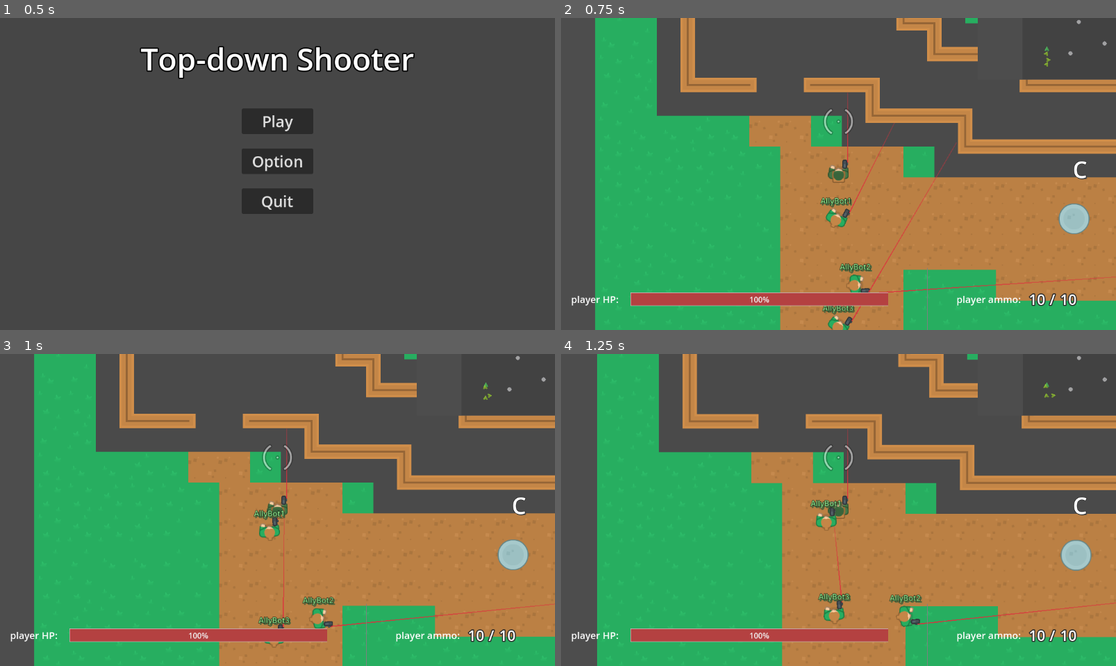
Above: before the commit, frames 1-4 (two rows, left to right).
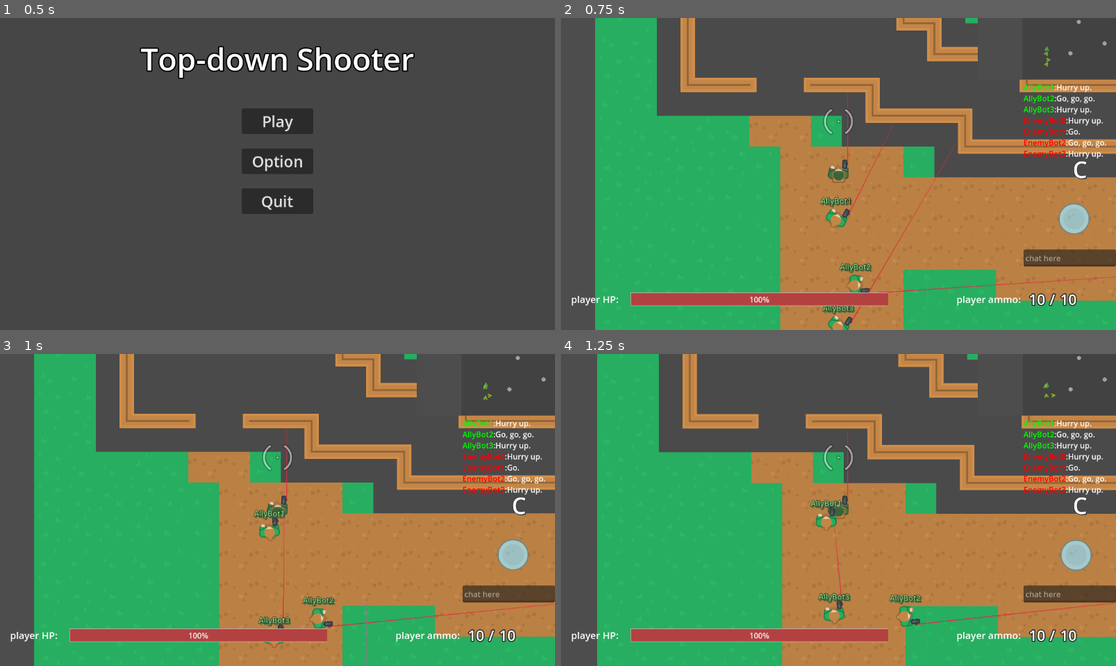
Above: after the commit, the same moments.

Repository: ZeromaXHe/MyGitRepository
Game: Godot game, scene res://scenes/main_menu_screen.tscn
Same seed, same stepped clock (60 frames per second), same inputs: the game is played once before the commit and once after it.
Inputs:
- Up to frame 1 (0.5 s): no input
- Up to frame 2 (0.75 s): click "Play" at 0.5 s
- Up to frame 3 (1 s): no input
- Up to frame 4 (1.25 s): no input

Frame 1 is identical in both runs. In frame 2, 1.9% of the frame differs, in the area x 83-100%, y 21-80%; in frame 3, 1.9%; in frame 4, 1.9%.

Commit message:
feature(GodotDemo): GodotProjects 俯视角射击游戏 - AI 呼喊（前进、巡逻、交火、装弹）音效；聊天框简单实现

Diff:
--- a/GodotDemo/GodotProjects/project.godot
+++ b/GodotDemo/GodotProjects/project.godot
@@ -77,3 +77,8 @@
 "events": [Object(InputEventKey,"resource_local_to_scene":false,"resource_name":"","device":-1,"window_id":0,"alt_press …(182 unchanged characters)…
 ]
 }
+chat={
+"deadzone": 0.5,
+"events": [Object(InputEventKey,"resource_local_to_scene":false,"resource_name":"","device":-1,"window_id":0,"alt_pressed":false,"shift_pressed":false,"ctrl_pressed":false,"meta_pressed":false,"pressed":false,"keycode":4194309,"physical_keycode":0,"key_label":0,"unicode":0,"echo":false,"script":null)
+]
+}
--- a/GodotDemo/GodotProjects/scenes/actor.tscn
+++ b/GodotDemo/GodotProjects/scenes/actor.tscn
@@ -37,3 +37,6 @@
 
 [node name="Pistol" parent="WeaponManager" instance=ExtResource("5_175d1")]
 visible = false
+
+[node name="AudioStreamPlayer2D" type="AudioStreamPlayer2D" parent="."]
+max_distance = 500.0
--- a/GodotDemo/GodotProjects/scenes/game_over_screen.tscn
+++ b/GodotDemo/GodotProjects/scenes/game_over_screen.tscn
@@ -1,7 +1,12 @@
-[gd_scene load_steps=6 format=3 uid="uid://cf2xw2qj0dnix"]
+[gd_scene load_steps=13 format=3 uid="uid://cf2xw2qj0dnix"]
 
 [ext_resource type="Script" path="res://scripts/game_over_screen.gd" id="1_tebdh"]
 [ext_resource type="StyleBox" uid="uid://c1ildl1pxktc5" path="res://styles/menu_style.tres" id="2_otm4h"]
+[ext_resource type="AudioStream" uid="uid://dqfata1054ydf" path="res://audio/kenney_voiceover_pack/Female/game_over.ogg" id="2_y4lm4"]
+[ext_resource type="AudioStream" uid="uid://ynto1hhi8562" path="res://audio/kenney_voiceover_pack/Female/congratulations.ogg" id="3_enxfi"]
+[ext_resource type="AudioStream" uid="uid://dypy0nfu3hamk" path="res://audio/kenney_voiceover_pack/Female/you_win.ogg" id="4_siy40"]
+[ext_resource type="AudioStream" uid="uid://j6styup6bkq6" path="res://audio/kenney_voiceover_pack/Male/game_over.ogg" id="5_70krl"]
+[ext_resource type="AudioStream" uid="uid://ydu3yw5ul2ih" path="res://audio/kenney_voiceover_pack/Male/you_lose.ogg" id="6_8l7ex"]
 
 [sub_resource type="Animation" id="Animation_lmm45"]
 resource_name = "fade"
@@ -30,10 +35,76 @@
 "update": 1,
 "values": [false, true]
 }
+tracks/2/type = "method"
+tracks/2/imported = false
+tracks/2/enabled = true
+tracks/2/path = NodePath(".")
+tracks/2/interp = 1
+tracks/2/loop_wrap = true
+tracks/2/keys = {
+"times": PackedFloat32Array(2),
+"transitions": PackedFloat32Array(1),
+"values": [{
+"args": [],
+"method": &"play_gameover_voice"
+}]
+}
+
+[sub_resource type="Animation" id="Animation_j0vhv"]
+resource_name = "game_win"
+length = 3.5
+tracks/0/type = "audio"
+tracks/0/imported = false
+tracks/0/enabled = true
+tracks/0/path = NodePath("AudioStreamPlayer")
+tracks/0/interp = 1
+tracks/0/loop_wrap = true
+tracks/0/keys = {
+"clips": [{
+"end_offset": 0.0,
+"start_offset": 0.0,
+"stream": ExtResource("2_y4lm4")
+}, {
+"end_offset": 0.0,
+"start_offset": 0.0,
+"stream": ExtResource("3_enxfi")
+}, {
+"end_offset": 0.0,
+"start_offset": 0.0,
+"stream": ExtResource("4_siy40")
+}],
+"times": PackedFloat32Array(0, 1.3, 2.6)
+}
+tracks/0/use_blend = true
+
+[sub_resource type="Animation" id="Animation_8n3bo"]
+resource_name = "game_lose"
+length = 2.75
+tracks/0/type = "audio"
+tracks/0/imported = false
+tracks/0/enabled = true
+tracks/0/path = NodePath("AudioStreamPlayer")
+tracks/0/interp = 1
+tracks/0/loop_wrap = true
+tracks/0/keys = {
+"clips": [{
+"end_offset": 0.0,
+"start_offset": 0.0,
+"stream": ExtResource("5_70krl")
+}, {
+"end_offset": 0.0,
+"start_offset": 0.0,
+"stream": ExtResource("6_8l7ex")
+}],
+"times": PackedFloat32Array(0, 1.4)
+}
+tracks/0/use_blend = true
 
 [sub_resource type="AnimationLibrary" id="AnimationLibrary_wrt5o"]
 _data = {
-"fade": SubResource("Animation_lmm45")
+"fade": SubResource("Animation_lmm45"),
+"game_lose": SubResource("Animation_8n3bo"),
+"game_win": SubResource("Animation_j0vhv")
 }
 
 [sub_resource type="StyleBoxFlat" id="StyleBoxFlat_gi41l"]
@@ -110,6 +181,8 @@
 mouse_filter = 2
 theme_override_styles/panel = SubResource("StyleBoxFlat_gi41l")
 
+[node name="AudioStreamPlayer" type="AudioStreamPlayer" parent="."]
+
 [connection signal="pressed" from="PanelContainer/MarginContainer/Rows/CenterContainer/VBoxContainer/RestartButton" to="." method="_on_restart_button_pressed"]
 [connection signal="pressed" from="PanelContainer/MarginContainer/Rows/CenterContainer/VBoxContainer/MainMenuButton" to="." method="_on_main_menu_button_pressed"]
 [connection signal="pressed" from="PanelContainer/MarginContainer/Rows/CenterContainer/VBoxContainer/QuitButton" to="." method="_on_quit_button_pressed"]
--- a/GodotDemo/GodotProjects/scenes/gui.tscn
+++ b/GodotDemo/GodotProjects/scenes/gui.tscn
@@ -114,7 +114,7 @@
 
 [node name="SubViewport" type="SubViewport" parent="Rows/TopRow/SubViewportContainer"]
 handle_input_locally = false
-size = Vector2i(2, 2)
+size = Vector2i(287, 128)
 render_target_update_mode = 4
 
 [node name="MiniMap" parent="Rows/TopRow/SubViewportContainer/SubViewport" instance=ExtResource("3_q2fbp")]
@@ -123,6 +123,30 @@
 layout_mode = 2
 size_flags_vertical = 3
 size_flags_stretch_ratio = 3.0
+
+[node name="CenterContainer" type="CenterContainer" parent="Rows/MidRow"]
+layout_mode = 2
+size_flags_horizontal = 3
+size_flags_stretch_ratio = 5.0
+
+[node name="ChatBoxContainer" type="VBoxContainer" parent="Rows/MidRow"]
+layout_mode = 2
+size_flags_horizontal = 3
+
+[node name="ChatDisplayLabel" type="RichTextLabel" parent="Rows/MidRow/ChatBoxContainer"]
+layout_mode = 2
+size_flags_vertical = 3
+size_flags_stretch_ratio = 10.0
+mouse_filter = 1
+bbcode_enabled = true
+text = "[color=red]EnemyBot1[/color]: Go, go, go! Move to next base!
+[color=green]AllyBot2[/color]: Engaging!"
+scroll_following = true
+
+[node name="ChatInputLine" type="LineEdit" parent="Rows/MidRow/ChatBoxContainer"]
+layout_mode = 2
+size_flags_vertical = 3
+placeholder_text = "chat here"
 
 [node name="BottomRow" type="HBoxContainer" parent="Rows"]
 layout_mode = 2
@@ -214,4 +238,5 @@
 pivot_offset = Vector2(36, 36)
 texture = ExtResource("4_jxgh3")
 
+[connection signal="text_submitted" from="Rows/MidRow/ChatBoxContainer/ChatInputLine" to="." method="_on_chat_input_line_text_submitted"]
 [connection signal="timeout" from="HitMark/HitMarkHideTimer" to="." method="_on_hit_mark_hide_timer_timeout"]
--- a/GodotDemo/GodotProjects/scripts/actor.gd
+++ b/GodotDemo/GodotProjects/scripts/actor.gd
@@ -3,6 +3,15 @@
 
 
 const night_battle_actor_material: Material = preload("res://styles/night_battle_actor_matrial.tres")
+# 受伤音效
+const hit_sounds: Array[AudioStream] = [ \
+		preload("res://audio/open_game_art/5Hit_Sounds/hit1.ogg"), \
+		preload("res://audio/open_game_art/5Hit_Sounds/hit2.ogg"), \
+		preload("res://audio/open_game_art/5Hit_Sounds/hit3.ogg"), \
+		preload("res://audio/open_game_art/5Hit_Sounds/hit4.ogg"), \
+		preload("res://audio/open_game_art/5Hit_Sounds/hit5.ogg"), \
+		]
+const die_sound: AudioStream = preload("res://audio/open_game_art/5Hit_Sounds/die1.ogg")
 
 @export var speed: int = 200
 
@@ -12,6 +21,7 @@
 @onready var team: Team = $Team
 @onready var actor_ui_rmt_txfm: RemoteTransform2D = $ActorUiRmtTxfm2D
 @onready var body_img: Sprite2D = $BodyImg
+@onready var audio_player: AudioStreamPlayer2D = $AudioStreamPlayer2D
 
 var name_label_node2d: Node2D = null
 
@@ -91,7 +101,12 @@
 	print(name, " hit! ", health.hp)
 	GlobalSignals.bullet_hit_actor.emit(self, bullet.shooter, bullet.global_rotation, bullet.global_position)
 	if health.hp <= 0:
+		audio_player.stream = die_sound
+		audio_player.play()
 		die(bullet)
+	else:
+		audio_player.stream = hit_sounds[randi_range(0, hit_sounds.size() - 1)]
+		audio_player.play()
 
 
 func die(bullet: Bullet):
@@ -102,3 +117,9 @@
 	if (name_label_node2d != null):
 		name_label_node2d.get_parent().remove_child(name_label_node2d)
 	self.get_parent().remove_child(self)
+
+
+func voice_and_chat(voice: AudioStream, chat: String):
+	audio_player.stream = voice
+	audio_player.play()
+	GlobalSignals.chat_info_sended.emit(name, team.character, chat)
--- a/GodotDemo/GodotProjects/scripts/ai.gd
+++ b/GodotDemo/GodotProjects/scripts/ai.gd
@@ -1,6 +1,54 @@
 extends Node2D
 class_name AI
 
+# 参战音效
+const male_engage_sounds: Array[AudioStream] = [ \
+		preload("res://audio/kenney_voiceover_pack/Male/war_call_for_backup.ogg"), \
+		preload("res://audio/kenney_voiceover_pack/Male/war_cover_me.ogg"), \
+		preload("res://audio/kenney_voiceover_pack/Male/war_suppressing_fire.ogg"), \
+		preload("res://audio/kenney_voiceover_pack/Male/war_target_engaged.ogg"), \
+		preload("res://audio/kenney_voiceover_pack/Male/war_watch_my_back.ogg"), \
+		]
+const female_engage_sounds: Array[AudioStream] = [ \
+		preload("res://audio/kenney_voiceover_pack/Female/war_call_for_backup.ogg"), \
+		preload("res://audio/kenney_voiceover_pack/Female/war_cover_me.ogg"), \
+		preload("res://audio/kenney_voiceover_pack/Female/war_supressing_fire.ogg"), \
+		preload("res://audio/kenney_voiceover_pack/Female/war_target_engaged.ogg"), \
+		preload("res://audio/kenney_voiceover_pack/Female/war_watch_my_back.ogg"), \
+		]
+const engage_chats: Array[String] = [ \
+		"Call for backup!", \
+		"Cover me!", \
+		"Supressing fire!", \
+		"Target engaged!", \
+		"Watch my back!", \
+		]
+# 前进音效
+const male_advance_sounds: Array[AudioStream] = [ \
+		preload("res://audio/kenney_voiceover_pack/Male/war_go_go_go.ogg"), \
+		preload("res://audio/kenney_voiceover_pack/Male/go.ogg"), \
+		preload("res://audio/kenney_voiceover_pack/Male/hurry_up.ogg"), \
+		]
+const female_advance_sounds: Array[AudioStream] = [ \
+		preload("res://audio/kenney_voiceover_pack/Female/war_go_go_go.ogg"), \
+		preload("res://audio/kenney_voiceover_pack/Female/go.ogg"), \
+		preload("res://audio/kenney_voiceover_pack/Female/hurry_up.ogg"), \
+		]
+const advance_chats: Array[String] = [ \
+		"Go, go, go.", \
+		"Go.", \
+		"Hurry up.", \
+		]
+# 巡逻音效
+const male_patrol_sounds: Array[AudioStream] = [ \
+		preload("res://audio/kenney_voiceover_pack/Male/hold.ogg"), \
+		]
+const female_patrol_sounds: Array[AudioStream] = [ \
+		preload("res://audio/kenney_voiceover_pack/Female/war_hold.ogg"), \
+		]
+const patrol_chats: Array[String] = [ \
+		"Hold.", \
+		]
 
 @export var patrol_range: int = 200
 
@@ -155,6 +203,20 @@
 	if new_ai_state == AI_STATE_ADVANCE:
 		choose_new_advancing_base()
 
+	match ai_state:
+		AI_STATE_ADVANCE:
+			var voices = female_advance_sounds if actor.team.character == Team.Character.ALLY else male_advance_sounds
+			var idx = randi_range(0, voices.size() - 1)
+			actor.voice_and_chat(voices[idx], advance_chats[idx])
+		AI_STATE_PATROL:
+			var voices = female_patrol_sounds if actor.team.character == Team.Character.ALLY else male_patrol_sounds
+			var idx = randi_range(0, voices.size() - 1)
+			actor.voice_and_chat(voices[idx], patrol_chats[idx])
+		AI_STATE_ENGAGE:
+			var voices = female_engage_sounds if actor.team.character == Team.Character.ALLY else male_engage_sounds
+			var idx = randi_range(0, voices.size() - 1)
+			actor.voice_and_chat(voices[idx], engage_chats[idx])
+
 
 func _on_detection_zone_body_entered(body: Node):
 	if body.has_method("get_team_side") and body.get_team_side() != actor.team.side:
--- a/GodotDemo/GodotProjects/scripts/game_over_screen.gd
+++ b/GodotDemo/GodotProjects/scripts/game_over_screen.gd
@@ -2,7 +2,9 @@
 class_name GameOverScreen
 
 @onready var title: Label = $PanelContainer/MarginContainer/Rows/Title
+@onready var anim_player: AnimationPlayer = $AnimationPlayer
 
+var gameover_voice_anim_name: String = "game_win"
 
 func _ready() -> void:
 	get_tree().paused = true
@@ -18,6 +20,15 @@
 		title.text = "YOU LOSE!"
 		title.modulate = Color.RED
 
+	# 游戏结束语音
+	if not win:
+		gameover_voice_anim_name = "game_lose"
+
+
+func play_gameover_voice():
+	# 必须在 fade 动画后播放，不然会导致 fade 动画显示不出来
+	anim_player.play(gameover_voice_anim_name)
+
 
 func _on_restart_button_pressed() -> void:
 	get_tree().paused = false
--- a/GodotDemo/GodotProjects/scripts/global_signals.gd
+++ b/GodotDemo/GodotProjects/scripts/global_signals.gd
@@ -8,3 +8,5 @@
 		bullet_global_rotation: float, bullet_global_position: Vector2)
 
 signal bullet_hit_something(global_rotation: float, global_position: Vector2)
+
+signal chat_info_sended(chater_name: String, team_character: Team.Character, text: String)
--- a/GodotDemo/GodotProjects/scripts/gui.gd
+++ b/GodotDemo/GodotProjects/scripts/gui.gd
@@ -13,6 +13,8 @@
 @onready var hit_mark: TextureRect = $HitMark
 @onready var hit_mark_hide_timer: Timer = $HitMark/HitMarkHideTimer
 @onready var mini_map: MiniMap = $Rows/TopRow/SubViewportContainer/SubViewport/MiniMap
+@onready var chat_display: RichTextLabel = $Rows/MidRow/ChatBoxContainer/ChatDisplayLabel
+@onready var chat_input_line: LineEdit = $Rows/MidRow/ChatBoxContainer/ChatInputLine
 
 var max_ammo_value: int
 var player: Player = null
@@ -24,6 +26,8 @@
 
 func _ready() -> void:
 	GlobalMediator.gui = self
+	# 清空聊天框的内容
+	chat_display.text = ""
 	# 清空 KillInfo 的内容
 	kill_info.text = ""
 	GlobalSignals.actor_killed.connect(handle_actor_killed)
@@ -33,6 +37,29 @@
 
 	# 基地方位标签相关绑定
 	bind_bases()
+
+	GlobalSignals.chat_info_sended.connect(handle_chat_info_sended)
+
+
+func handle_chat_info_sended(chater_name: String, team_character: Team.Character, text: String):
+	var chater_color: String
+	match team_character:
+		Team.Character.PLAYER:
+			chater_color = "blue"
+		Team.Character.ALLY:
+			chater_color = "green"
+		Team.Character.ENEMY:
+			chater_color = "red"
+		_:
+			chater_color = "white"
+	chat_display.append_text("[color=" + chater_color + "]" + chater_name + "[/color]:" + text + "\n")
+
+
+func _unhandled_input(event: InputEvent) -> void:
+	# FIXME: 现在左键点击输入框没反应，估计可能是键盘事件被开火的时候吃掉了。
+	# 所以现在只能按回车聊天
+	if event.is_action_released("chat") and not chat_input_line.has_focus():
+		chat_input_line.grab_focus()
 
 
 func _process(_delta: float) -> void:
@@ -196,3 +223,8 @@
 func set_max_ammo(new_max_ammo: int):
 	max_ammo.text = str(new_max_ammo)
 	max_ammo_value = new_max_ammo
+
+
+func _on_chat_input_line_text_submitted(new_text: String) -> void:
+	GlobalSignals.chat_info_sended.emit("Player", Team.Character.PLAYER, new_text)
+	chat_input_line.release_focus()
--- a/GodotDemo/GodotProjects/scripts/weapon_manager.gd
+++ b/GodotDemo/GodotProjects/scripts/weapon_manager.gd
@@ -2,6 +2,10 @@
 class_name WeaponManager
 
 signal weapon_changed(old_weapon: Weapon, new_weapon: Weapon)
+
+# 换弹音效
+const female_reload_sound: AudioStream = preload("res://audio/kenney_voiceover_pack/Female/war_reloading.ogg")
+const male_reload_sound: AudioStream = preload("res://audio/kenney_voiceover_pack/Male/war_reloading.ogg")
 
 @onready var current_weapon: Weapon = $Pistol
 
@@ -43,4 +47,6 @@
 
 
 func reload():
+	var voice = female_reload_sound if holder.team.character == Team.Character.ALLY else male_reload_sound
+	holder.voice_and_chat(voice, "Reloading!")
 	current_weapon.start_reload()
Not shown, added: GodotDemo/GodotProjects/audio/kenney_voiceover_pack/Female/congratulations.ogg.import
Not shown, added: GodotDemo/GodotProjects/audio/kenney_voiceover_pack/Female/game_over.ogg.import
Not shown, added: GodotDemo/GodotProjects/audio/kenney_voiceover_pack/Female/go.ogg.import
Not shown, added: GodotDemo/GodotProjects/audio/kenney_voiceover_pack/Female/hurry_up.ogg.import
Not shown, added: GodotDemo/GodotProjects/audio/kenney_voiceover_pack/Female/war_call_for_backup.ogg.import
Not shown, added: GodotDemo/GodotProjects/audio/kenney_voiceover_pack/Female/war_cover_me.ogg.import
Not shown, added: GodotDemo/GodotProjects/audio/kenney_voiceover_pack/Female/war_go_go_go.ogg.import
Not shown, added: GodotDemo/GodotProjects/audio/kenney_voiceover_pack/Female/war_hold.ogg.import
Not shown, added: GodotDemo/GodotProjects/audio/kenney_voiceover_pack/Female/war_reloading.ogg.import
Not shown, added: GodotDemo/GodotProjects/audio/kenney_voiceover_pack/Female/war_supressing_fire.ogg.import
Not shown, added: GodotDemo/GodotProjects/audio/kenney_voiceover_pack/Female/war_target_engaged.ogg.import
Not shown, added: GodotDemo/GodotProjects/audio/kenney_voiceover_pack/Female/war_watch_my_back.ogg.import
(and 50 more such lines)
